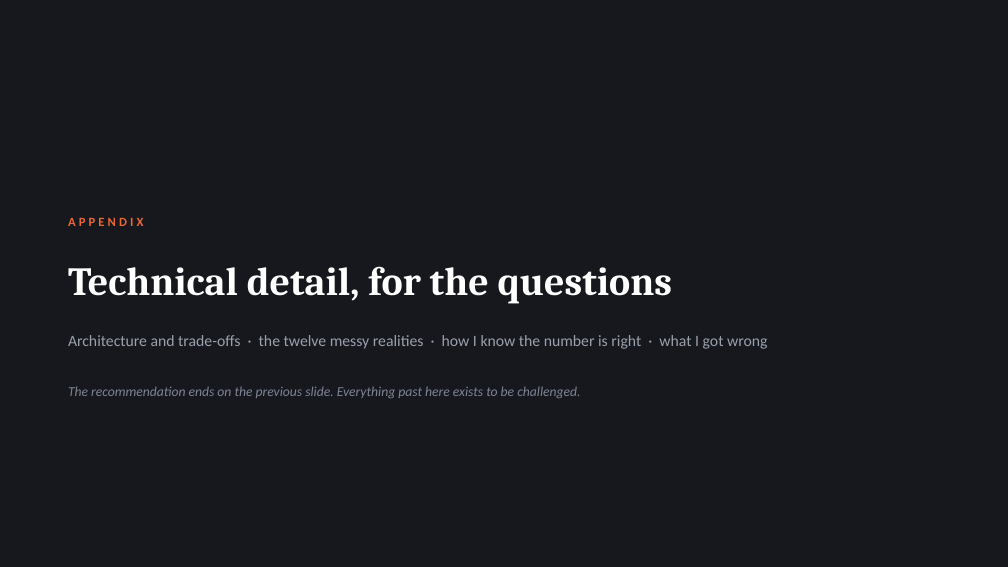
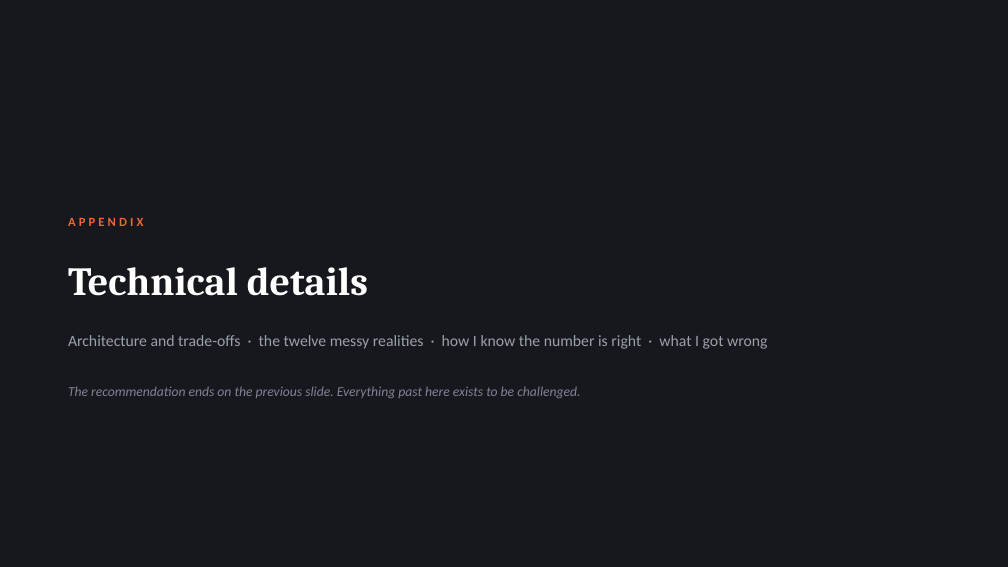
Before and after one commit to suraj-iyer9/AnalyticsFW-Aug2026, a slide deck: slide 10 of docs/executive_deck.pptx. Drawn at 1008x567 pixels with LibreOffice and Linux fonts; fonts in the diff are those of the drawing. Boxes give left, top, right and bottom in pixels: in the first picture for what was removed or moved away, otherwise in the second. Text is boxed around its words. In the diff, an @@ line names an element or a change of style, - is before the commit and + after.

Commit message:
Removing some characters and making some revisions on the deck

```diff
--- a/docs/executive_deck.pptx
+++ b/docs/executive_deck.pptx
@@ text at (68,267,368,296): text changed @@
-Technical detail, for the questions
+Technical details
```
Also in this commit, not shown: 1 other file.
